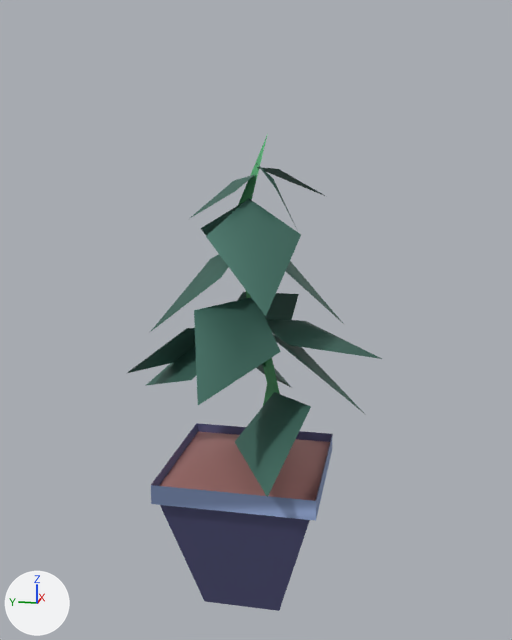
Two versions of the glTF model level/spacestation/plant.gltf, one commit apart.
Rendered twice from a 50 mm lens placed at (-2.109, -0.445, 1.461), pointed at (0.019, -0.019, 0.928). The axes (+X, +Y, +Z) are drawn at lower left. The lights are the same throughout. The picture after the commit comes second. Vertices at exactly the same position are counted once.

Objects in the first picture: 'plant'.
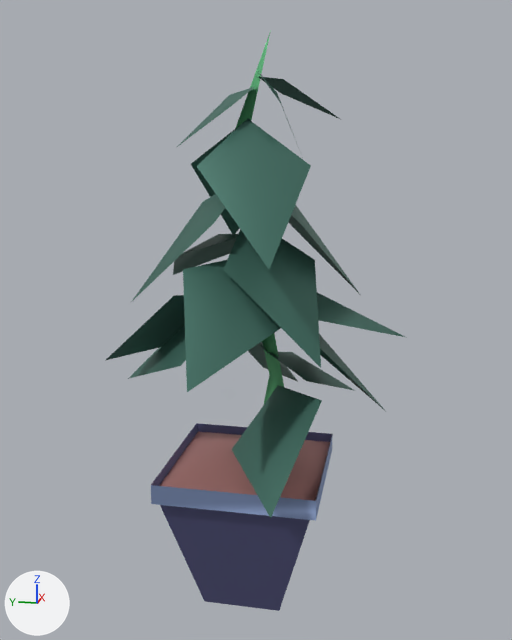
Location of each change, [x1, y1, x2, y2] in pixels of the pictures (512 x 640 px; the box of a moved part takes in the faces that stretch with it):
'plant', reshaped (18% wider, 21% taller): before [127, 134, 382, 611]; after [106, 33, 407, 611]
part 1 of me_mesh_0, moved or reshaped: before [286, 261, 344, 324]; after [288, 204, 360, 294]
part 2 of me_mesh_0, moved or reshaped: before [256, 364, 292, 388]; after [248, 341, 298, 382]
part 3 of me_mesh_0, moved or reshaped: before [273, 334, 366, 415]; after [319, 334, 384, 409]
part 4 of me_mesh_0, moved or reshaped: before [145, 346, 197, 386]; after [128, 325, 186, 379]
part 5 of me_mesh_0, moved or reshaped: before [235, 392, 311, 497]; after [232, 385, 322, 518]
part 6 of me_mesh_0, moved or reshaped: before [150, 254, 228, 332]; after [132, 194, 225, 301]
part 7 of me_mesh_0, moved or reshaped: before [194, 297, 281, 405]; after [183, 260, 281, 392]
part 8 of me_mesh_0, moved or reshaped: before [266, 320, 382, 359]; after [317, 292, 407, 338]
part 9 of me_mesh_0, moved or reshaped: before [206, 198, 301, 316]; after [197, 118, 311, 269]
part 10 of me_mesh_0, moved or reshaped (not visible afterwards): before [238, 292, 299, 320]
part 11 of me_mesh_0, moved or reshaped: before [201, 199, 252, 236]; after [191, 118, 252, 234]
part 12 of me_mesh_0, moved or reshaped: before [127, 328, 195, 373]; after [106, 295, 185, 360]
part 13 of me_mesh_0, moved or reshaped: before [189, 175, 254, 219]; after [176, 86, 256, 148]
part 14 of me_mesh_0, added: after [173, 234, 238, 275]
part 15 of me_mesh_0, added (green): after [223, 229, 321, 368]
part 16 of me_mesh_0, added: after [267, 352, 355, 391]
part 17 of me_mesh_0, deleted: before [257, 167, 327, 197]
part 18 of me_mesh_0, deleted: before [257, 164, 298, 231]
part 19 of me_mesh_0, built on: before [238, 134, 280, 406]; after [235, 33, 340, 404]

Patch to the scene script:
```diff
--- a/level/spacestation/plant.gltf.py
+++ b/level/spacestation/plant.gltf.py
@@ me_mesh_0 @@
-me_mesh_0.from_pydata(...)  # 102 vertices, 87 faces; spans x -0.38..0.4, y -0.42..0.4, z 0.0..1.5
+me_mesh_0.from_pydata(...)  # 117 vertices, 99 faces; spans x -0.44..0.46, y -0.49..0.47, z 0.0..1.79
+# me_mesh_0 part 1: the loose piece of 5 vertices spanning x -0.1..0.16, y -0.29..0.01, z 0.9..1.19 is scaled about its middle by (1.14, 1.17, 1.33), then moved by (0.0, -0.02, 0.14)
+# me_mesh_0 part 2: the loose piece of 5 vertices spanning x 0.02..0.4, y -0.12..0.12, z 0.63..0.81 is scaled about its middle by (1.14, 1.17, 1.33), then moved by (0.03, 0.0, 0.03)
+# me_mesh_0 part 3: the loose piece of 5 vertices spanning x -0.14..0.12, y -0.38..-0.03, z 0.67..0.9 is scaled about its middle by (1.14, 1.17, 1.33), then moved by (0.0, -0.03, 0.06)
+# me_mesh_0 part 4: the loose piece of 5 vertices spanning x -0.13..0.13, y 0.03..0.37, z 0.67..0.9 is scaled about its middle by (1.14, 1.17, 1.33), then moved by (0.0, 0.04, 0.06)
+# me_mesh_0 part 5: the loose piece of 5 vertices spanning x -0.34..0.04, y -0.21..0.03, z 0.51..0.7 is scaled about its middle by (1.14, 1.17, 1.33), then moved by (-0.02, -0.01, 0.0)
+# me_mesh_0 part 6: the loose piece of 5 vertices spanning x -0.17..0.09, y -0.01..0.29, z 0.9..1.19 is scaled about its middle by (1.14, 1.17, 1.33), then moved by (-0.01, 0.03, 0.14)
+# me_mesh_0 part 7: the loose piece of 5 vertices spanning x -0.38..-0.03, y -0.13..0.13, z 0.79..1.02 is scaled about its middle by (1.14, 1.17, 1.33), then moved by (-0.03, 0.0, 0.09)
+# me_mesh_0 part 8: the loose piece of 5 vertices spanning x -0.14..0.14, y -0.42..-0.02, z 0.83..0.94 is scaled about its middle by (1.14, 1.17, 1.33), then moved by (0.0, -0.03, 0.09)
+# me_mesh_0 part 9: the loose piece of 5 vertices spanning x -0.3..0.0, y -0.17..0.09, z 1.02..1.31 is scaled about its middle by (1.14, 1.17, 1.33), then moved by (-0.02, 0.0, 0.18)
+# me_mesh_0 part 10: the loose piece of 5 vertices spanning x 0.03..0.37, y -0.14..0.12, z 0.79..1.02 is scaled about its middle by (1.14, 1.17, 1.33), then moved by (0.03, 0.0, 0.09)
+# me_mesh_0 part 11: the loose piece of 5 vertices spanning x -0.01..0.29, y -0.1..0.16, z 1.02..1.31 is scaled about its middle by (1.14, 1.17, 1.33), then moved by (0.02, 0.01, 0.18)
+# me_mesh_0 part 12: the loose piece of 5 vertices spanning x -0.13..0.12, y 0.02..0.4, z 0.74..0.93 is scaled about its middle by (1.14, 1.17, 1.33), then moved by (0.0, 0.04, 0.07)
+# me_mesh_0 part 13: the loose piece of 5 vertices spanning x -0.07..0.08, y -0.02..0.18, z 1.24..1.38 is scaled about its middle by (1.14, 1.17, 1.33), then moved by (0.0, 0.02, 0.23)
+# me_mesh_0 part 14: the loose piece of 5 vertices spanning x -0.01..0.29, y -0.1..0.16, z 1.02..1.31 is copied, and the copy is multiplied about its middle by the matrix ((1.021, -0.573, -0.343), (0.517, 1.075, -0.257), (0.423, 0.07, 1.142)), then moved by (0.0, 0.11, -0.05); it spans x -0.05..0.3, y -0.01..0.34, z 1.01..1.21
+# me_mesh_0 part 15: the loose piece of 5 vertices spanning x -0.3..0.0, y -0.17..0.09, z 1.02..1.31 is copied, and the copy is multiplied about its middle by the matrix ((1.104, -0.514, -0.068), (0.512, 1.106, -0.06), (0.087, 0.026, 1.217)), then moved by (0.01, -0.07, -0.1); it spans x -0.26..0.02, y -0.26..0.03, z 0.87..1.26
+# me_mesh_0 part 16: the loose piece of 5 vertices spanning x -0.1..0.16, y -0.29..0.01, z 0.9..1.19 is copied, and the copy is scaled about its middle by (1.14, 0.933, 0.533), then moved by (0.03, -0.05, -0.3); it spans x -0.09..0.22, y -0.33..-0.05, z 0.67..0.83
+# me_mesh_0 part 17: the loose piece of 4 vertices spanning x 0.03..0.14, y -0.23..-0.02, z 1.31..1.4 is deleted
+# me_mesh_0 part 18: the loose piece of 4 vertices spanning x -0.03..0.08, y -0.14..-0.02, z 1.2..1.41 is deleted
+# me_mesh_0 part 19: 7 vertices removed from x -0.03..0.08, y -0.1..0.04, z 0.66..1.5; 15 vertices added at x -0.03..0.15, y -0.26..0.05, z 0.67..1.79
 me_mesh_0.materials.append(mat_material_0)
```
